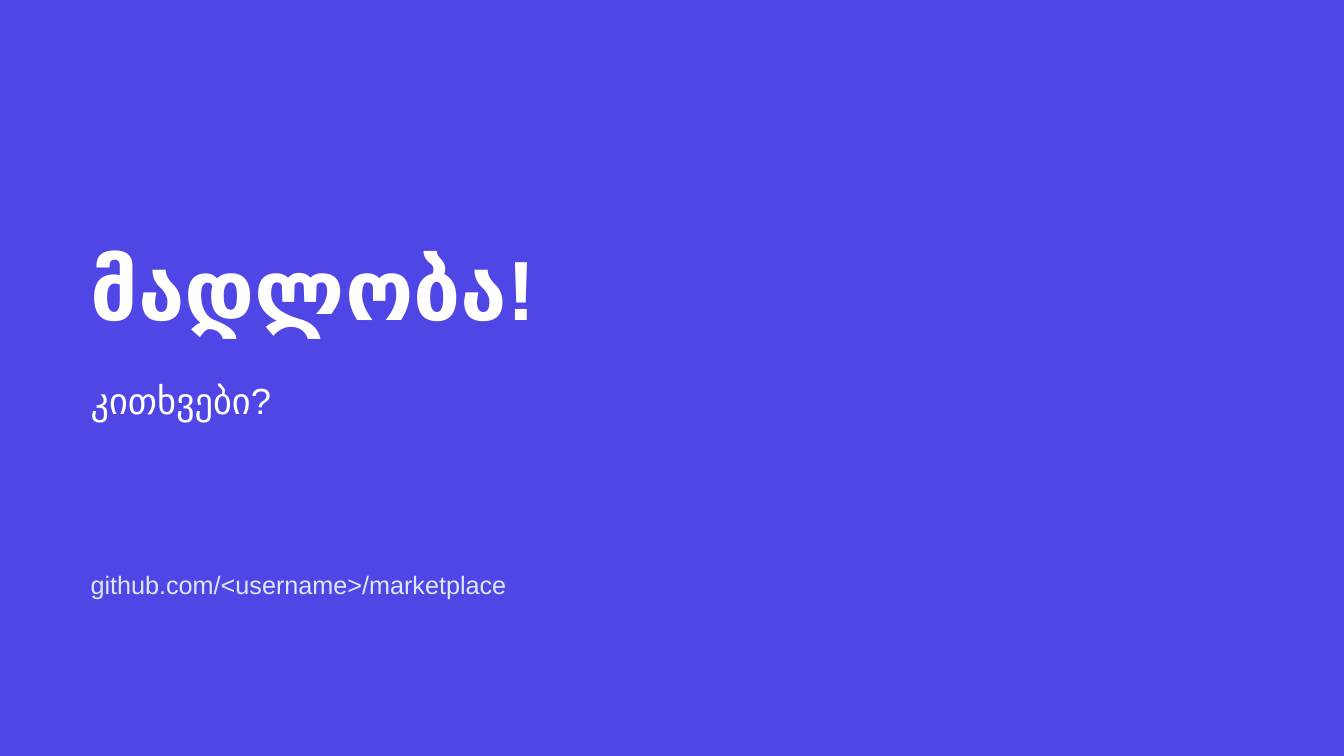
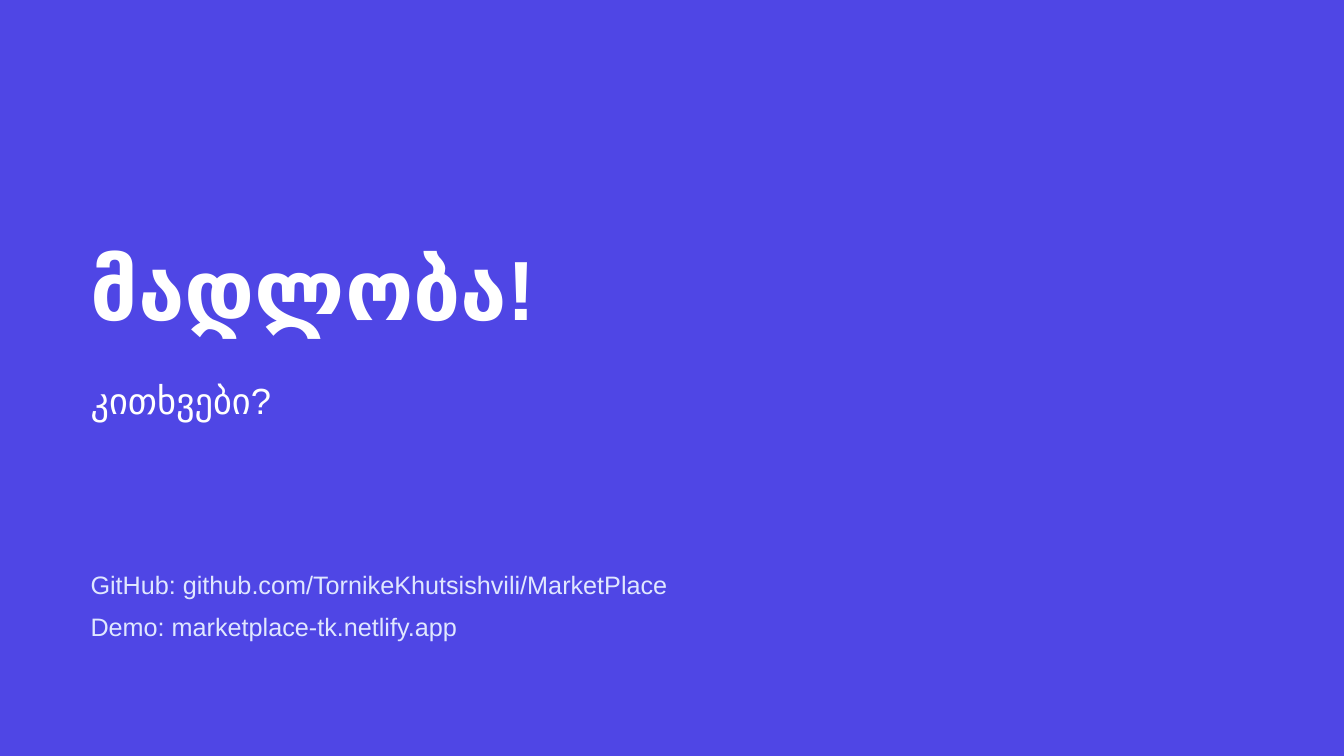
Before and after one commit to TornikeKhutsishvili/MarketPlace, a slide deck: slide 14 of docs/MarketPlace-პრეზენტაცია.pptx (slide 13 before the commit). Drawn at 1344x756 pixels with LibreOffice and Linux fonts; fonts in the diff are those of the drawing. Boxes give left, top, right and bottom in pixels: in the first picture for what was removed or moved away, otherwise in the second. Text is boxed around its words. In the diff, an @@ line names an element or a change of style, - is before the commit and + after.

```diff
--- a/docs/MarketPlace-პრეზენტაცია.pptx
+++ b/docs/MarketPlace-პრეზენტაცია.pptx
@@ text at [91,576,667,641]: text changed @@
-github.com/<username>/marketplace
+GitHub: github.com/TornikeKhutsishvili/MarketPlace
+Demo: marketplace-tk.netlify.app
```
Also in this commit, not shown: 3 other slides changed, 1 slide added, 4 other files.
